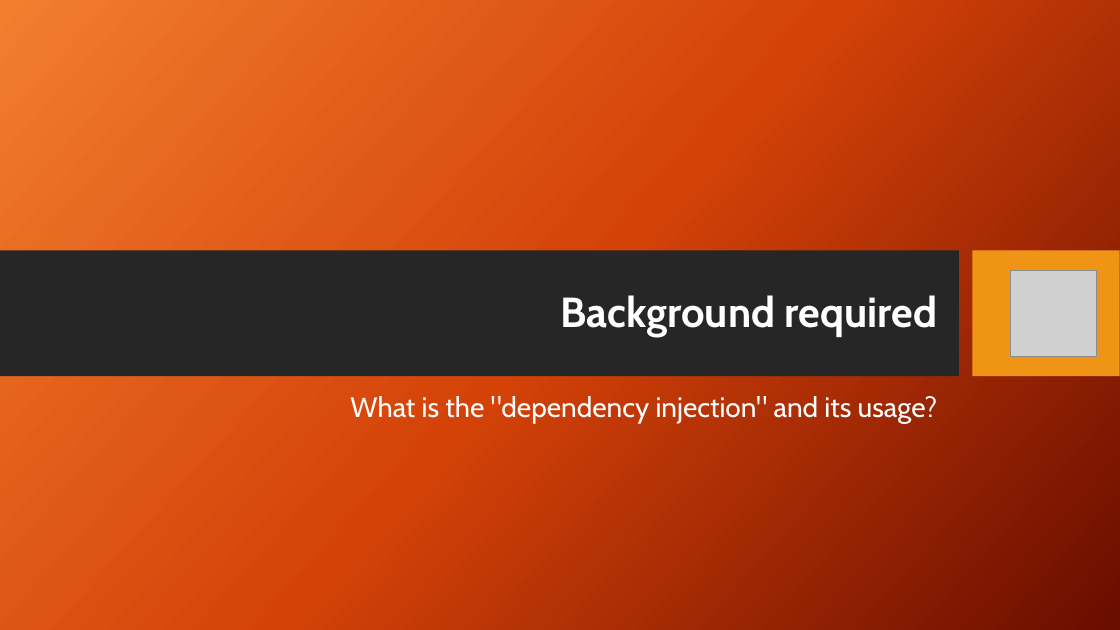
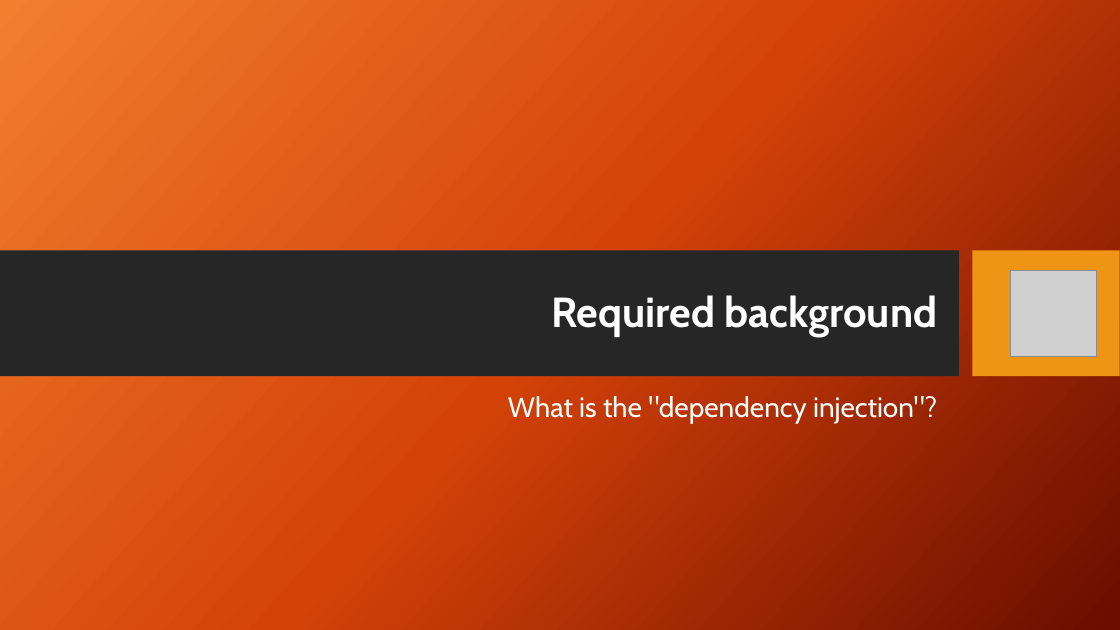
Before and after one commit to mohashan/MicrosoftDI_vs_Autofac, a slide deck: slide 2 of Microsoft DI vs Autofac.pptx. Drawn at 1120x630 pixels with LibreOffice and Linux fonts; fonts in the diff are those of the drawing; grey boxes stand for pictures; background and template pictures are left out. Boxes give left, top, right and bottom in pixels: in the first picture for what was removed or moved away, otherwise in the second. Text is boxed around its words. In the diff, an @@ line names an element or a change of style, - is before the commit and + after.

```diff
--- a/Microsoft DI vs Autofac.pptx
+++ b/Microsoft DI vs Autofac.pptx
@@ title at bbox=[551, 295, 938, 337]: text changed @@
-Background required
+Required background
@@ text at bbox=[508, 396, 937, 423]: text changed @@
-What is the "dependency injection" and its usage?
+What is the "dependency injection"?
```
Also in this commit, not shown: 1 other slide changed, 11 slides added, 10 slides removed, 3 other files.
